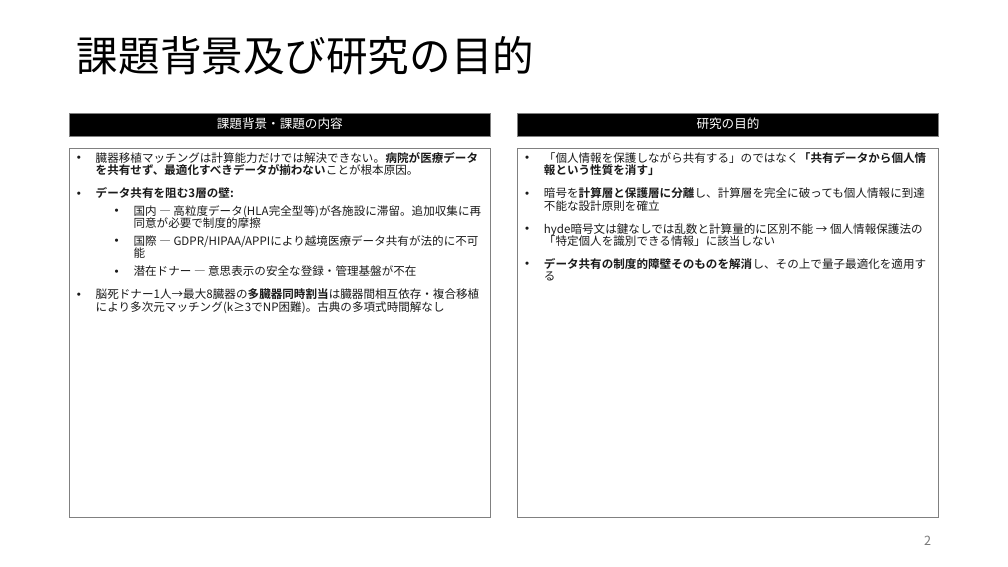
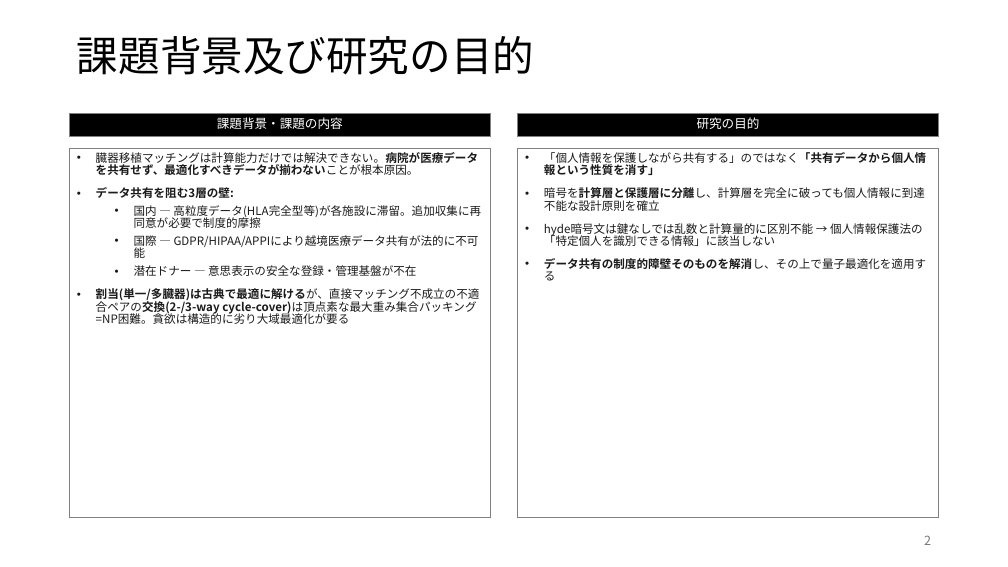
Before and after one commit to Ryujiyasu/niobi, a slide deck: slide 2 of docs/submission/summary_official.pptx. Drawn at 1008x567 pixels with LibreOffice and Linux fonts; fonts in the diff are those of the drawing. Boxes give left, top, right and bottom in pixels: in the first picture for what was removed or moved away, otherwise in the second. Text is boxed around its words. In the diff, an @@ line names an element or a change of style, - is before the commit and + after.

Commit message:
feat: 交換cycle-coverを量子有用性の主軸に据え直し＋提出物の匿名化
量子有用性の論証を実証ベースで再構築（Option B: 交換=量子軸, 多臓器=応用層）:
- 多臓器の救命数割当は分離可能（smart greedy = QUBO = 厳密最適）→ 量子優位なし（正直な負の結果）
- mRMR特徴選択QUBOは古典ベースラインに劣る（原因回収0-25% vs 38-75%）
- 交換cycle-cover（最大重み頂点素サイクル被覆）は真にNP困難:
  QUBOが貪欲に8/8勝・厳密最適に一致、差は規模で拡大（N=8 +1.5 → N=30 +3.8移植）

コード:
- exchange_chain.rs: enumerate_cycles / build・solve_cycle_cover_qubo / exact_cover /
  greedy_cover / generate_exchange_pool ＋ テスト3件（全53テスト通過）
- multi_organ.rs: 救命数メトリクス＋all-or-nothing QUBO＋分離可能性の検証関数
- 新ベンチ: exchange_qubo_bench, lives_saved_bench

報告書・概要版:
- report_draft.md §1/§2.2/§2.3/§4.2/§5.2/§6.1/§6.5 を書き換え。差別化を
  「問題の新しさ」ではなく「プライバシー保護下での最適化」に（先行研究: 量子のみ or
  プライバシーのみ、Niobiは両立）
- 概要版スライド更新（ベンチチャートを交換greedy-vs-QUBOに差し替え）
- official成果物を再生成、文書プロパティ作成者を空欄化、表紙の氏名は保持（規定OK）、
  本文・概要版は匿名化
- 旧版 _final 成果物を archive/ に隔離（誤提出防止）

```diff
--- a/docs/submission/summary_official.pptx
+++ b/docs/submission/summary_official.pptx
@@ text at (x1=96, y1=288, x2=480, y2=324): text changed @@
-• 脳死ドナー1人→最大8臓器の多臓器同時割当は臓器間相互依存・複合移植により多次元マッチング(k≥3でNP困難)。古典の多項式時間解なし
+• 割当(単一/多臓器)は古典で最適に解けるが、直接マッチング不成立の不適合ペアの交換(2-/3-way cycle-cover)は頂点素な最大重み集合パッキング=NP困難。貪欲は構造的に劣り大域最適化が要る
```
Also in this commit, not shown: 8 other slides changed, 15 other files.
